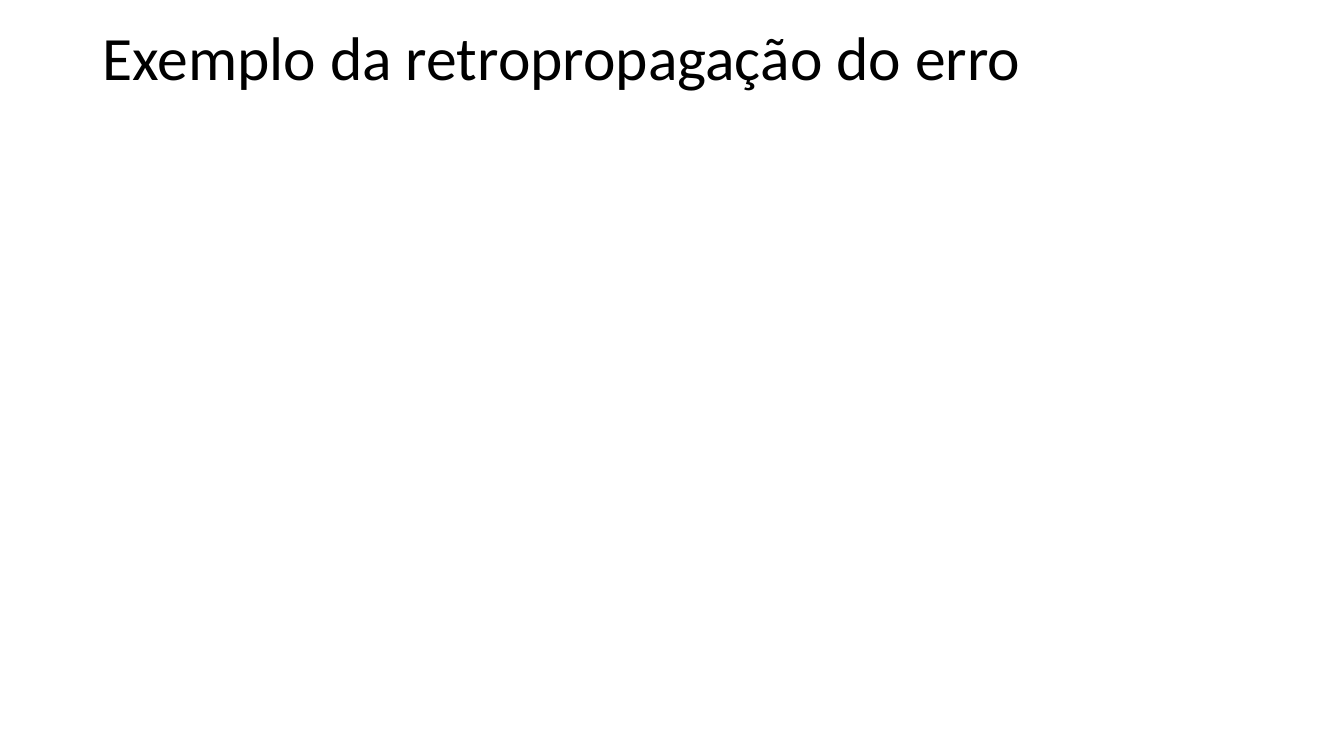
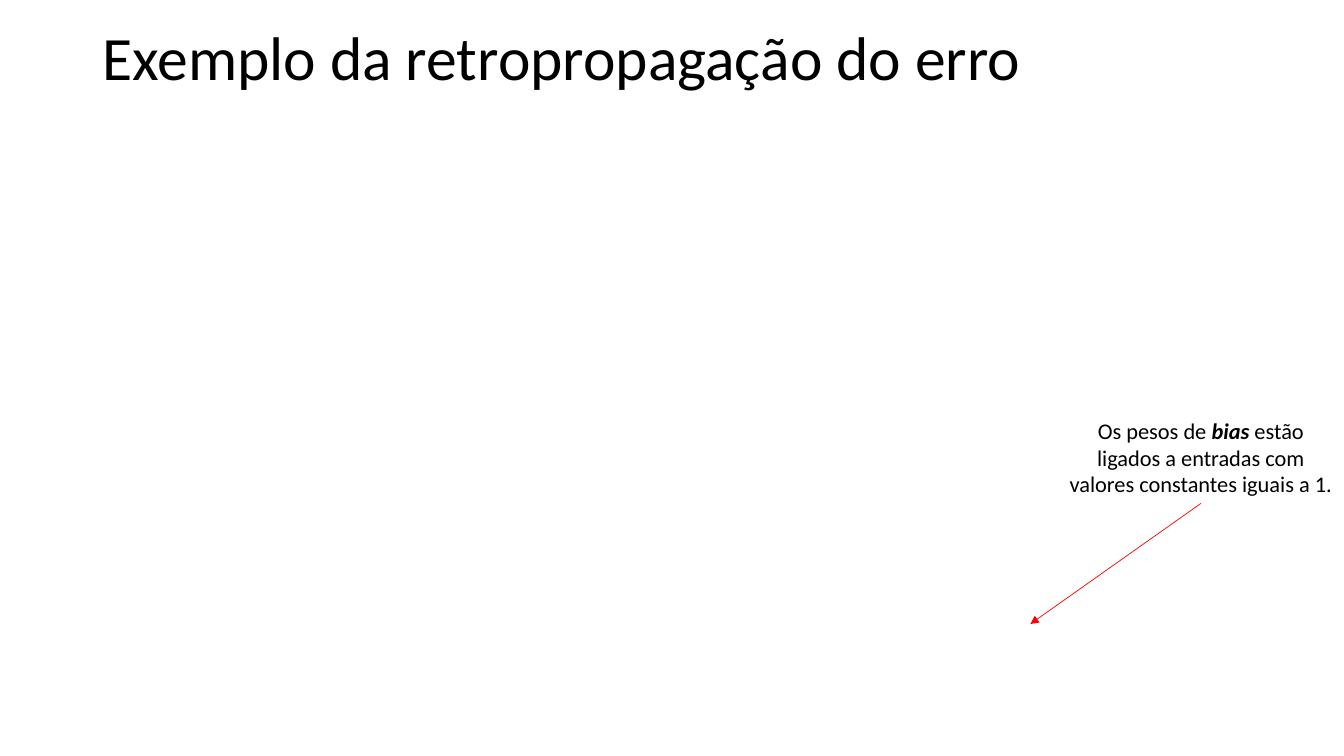
Before and after one commit to zz4fap/t320_aprendizado_de_maquina, a slide deck: slide 25 of slides/T320_Redes_Neurais_Artificiais (Parte III).pptx (slide 26 before the commit). Drawn at 1344x756 pixels with LibreOffice and Linux fonts; fonts in the diff are those of the drawing; grey boxes stand for pictures. Boxes give left, top, right and bottom in pixels: in the first picture for what was removed or moved away, otherwise in the second. Text is boxed around its words. In the diff, an @@ line names an element or a change of style, - is before the commit and + after.

```diff
--- a/slides/T320_Redes_Neurais_Artificiais (Parte III).pptx
+++ b/slides/T320_Redes_Neurais_Artificiais (Parte III).pptx
@@ text added at box(1070, 423, 1332, 496), 16 pt, text #000000 @@
+Os pesos de bias estão ligados a entradas com valores constantes iguais a 1.
@@ arrow added from (1201, 504) to (1030, 624), #FF0000 0.5 pt @@
```
Also in this commit, not shown: 3 other slides changed, 3 slides added, 20 slides removed, 9 other files.
